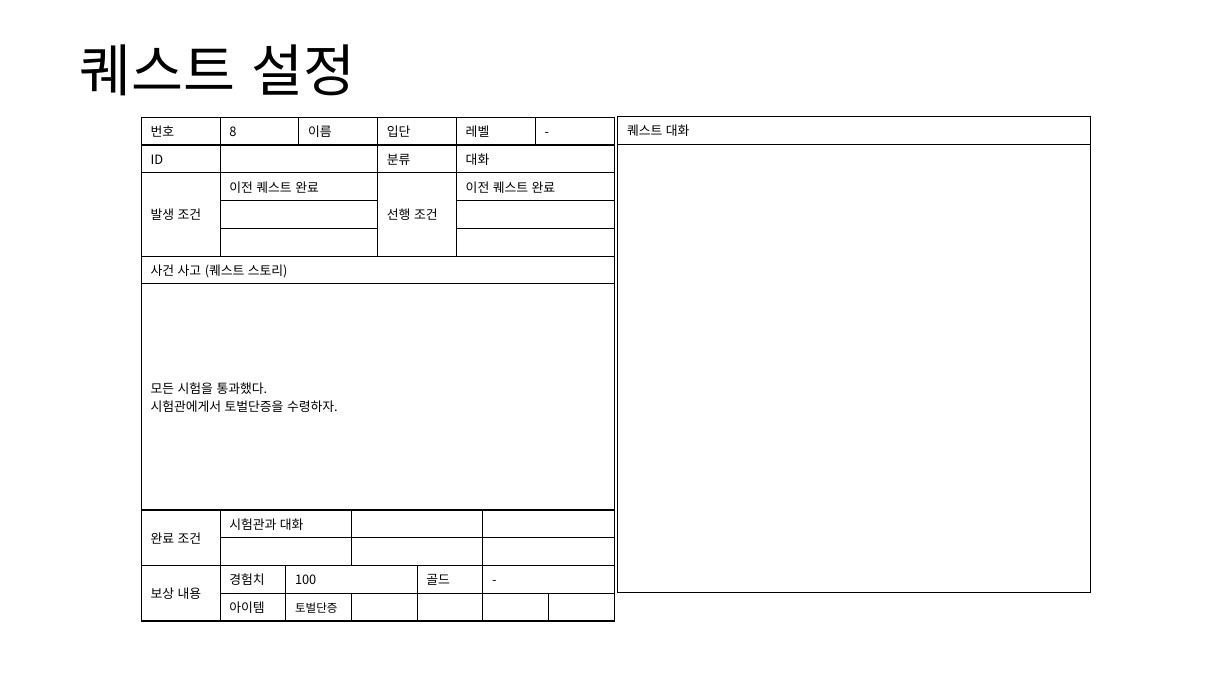
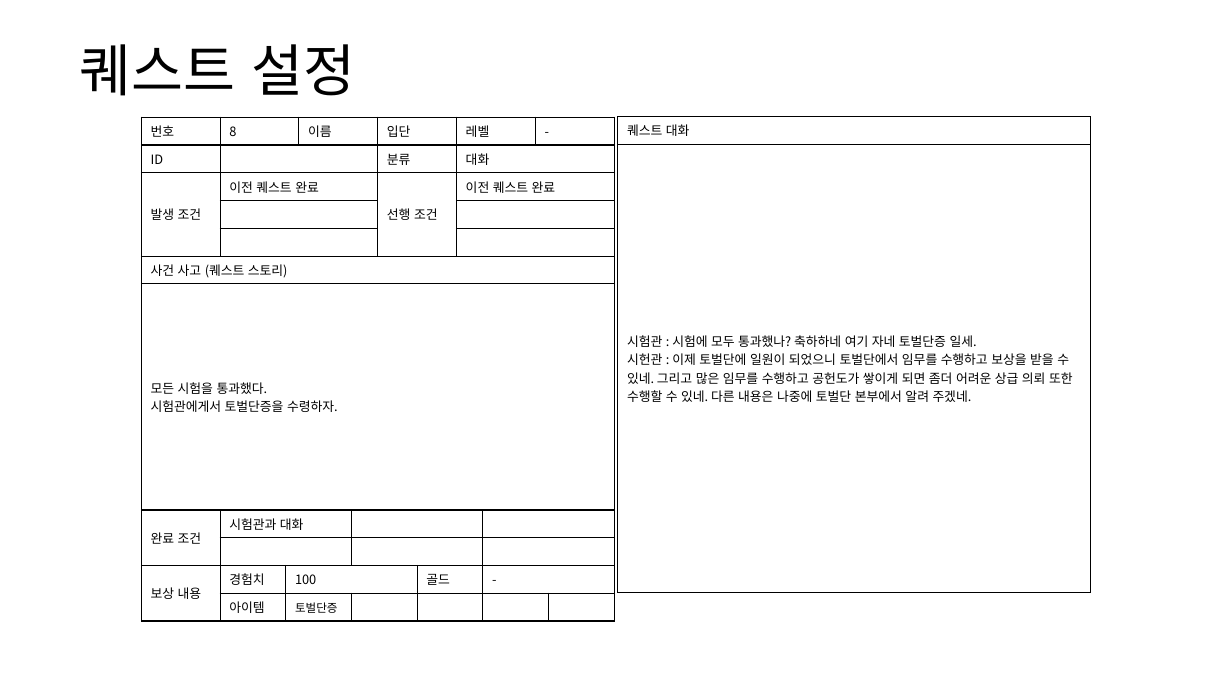
Before and after one commit to yjk0401/unityenginebasic_9th, a slide deck: slide 25 of 기획/퀘스트(메인) 기획서.pptx (slide 28 before the commit). Drawn at 1232x693 pixels with LibreOffice and Linux fonts; fonts in the diff are those of the drawing. Boxes give left, top, right and bottom in pixels: in the first picture for what was removed or moved away, otherwise in the second. Text is boxed around its words. In the diff, an @@ line names an element or a change of style, - is before the commit and + after.

```diff
--- a/기획/퀘스트(메인) 기획서.pptx
+++ b/기획/퀘스트(메인) 기획서.pptx
@@ table at (618,116,1092,590) @@
-row 2, column 1: 
+row 2, column 1: 시험관 : 시험에 모두 통과했나? 축하하네 여기 자네 토벌단증 일세. / 시헌관 : 이제 토벌단에 일원이 되었으니 토벌단에서 임무를 수행하고 보상을 받을 수 있네. 그리고 많은 임무를 수행하고 공헌도가 쌓이게 되면 좀더 어려운 상급 의뢰 또한 수행할 수 있네. 다른 내용은 나중에 토벌단 본부에서 알려 주겠네.
```
Also in this commit, not shown: 15 other slides changed, 3 slides removed, 3 other files.
